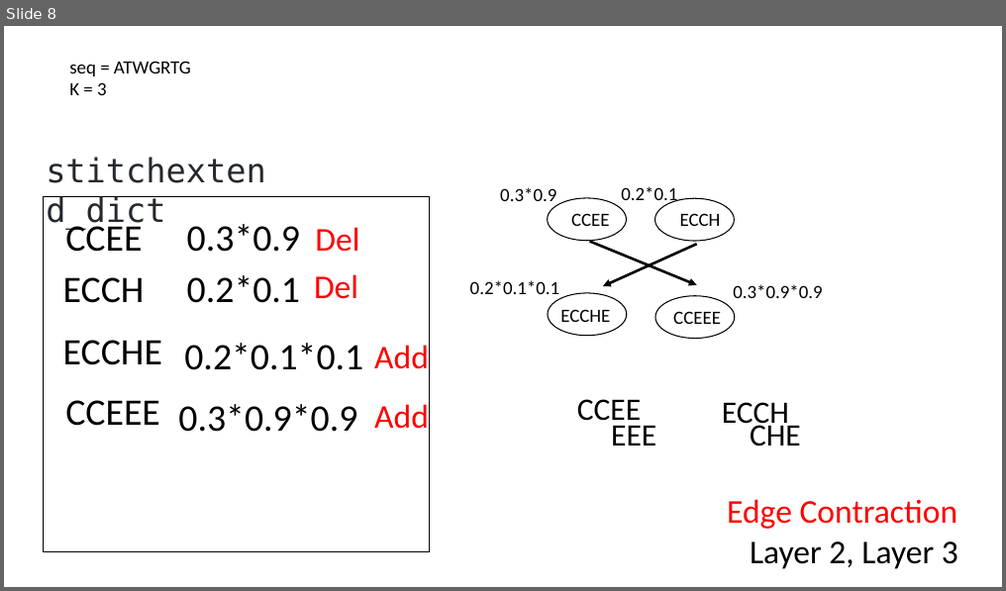
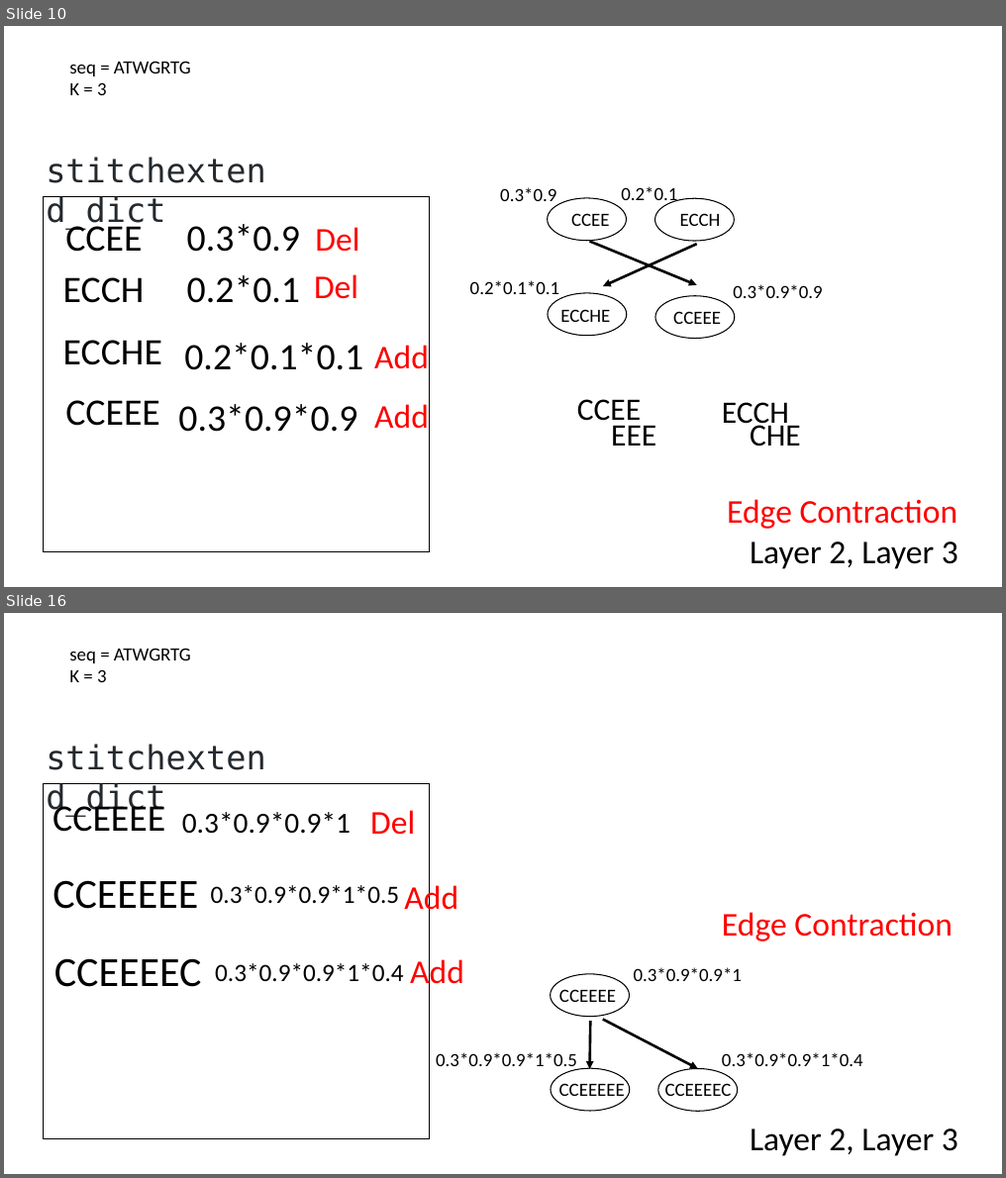
Before and after one commit to Dreycey/DebruijnExtend, a slide deck: figures/DebExtended.pptx. Shown one above the other, each under a label of ours: slide 8 before the commit, slides 10 and 16 after it; the slides between them are not shown. The pictures are 1006x591 and 1006x1178 pixels, drawn with LibreOffice and Linux fonts; fonts in the diff are those of the drawing. Boxes give left, top, right and bottom in pixels: in the first picture for what was removed or moved away, otherwise in the second. Text is boxed around its words. In the diff, an @@ line names an element or a change of style, - is before the commit and + after.

```diff
--- a/figures/DebExtended.pptx
+++ b/figures/DebExtended.pptx
@@ slide 16 added at [4,613,1002,1174], background #FFFFFF @@
@@ text added at [69,648,191,682], 18 pt, text #000000 @@
+seq = ATWGRTG
+K = 3
@@ rectangle added at [43,783,430,1140], outline #000000 1 pt @@
@@ text added at [46,783,165,816], 32 pt, text #24292E @@
+stitchextend_dict
@@ text added at [53,799,165,832], 36 pt, text #000000 @@
+CCEEEE
@@ text added at [182,812,350,834], 28 pt, text #000000 @@
+0.3*0.9*0.9*1
@@ text added at [370,810,415,835], 32 pt, text #FF0000 @@
+Del
@@ text added at [53,880,198,909], 40 pt, text #000000 @@
+CCEEEEE
@@ text added at [211,885,399,903], 24 pt, text #000000 @@
+0.3*0.9*0.9*1*0.5
@@ text added at [404,882,458,918], 32 pt, text #FF0000 @@
+Add
@@ text added at [722,912,952,942], 32 pt, text #FF0000 @@
+Edge Contraction
@@ text added at [54,959,202,987], 40 pt, text #000000 @@
+CCEEEEC
@@ text added at [215,963,403,981], 24 pt, text #000000 @@
+0.3*0.9*0.9*1*0.4
@@ text added at [410,957,464,992], 32 pt, text #FF0000 @@
+Add
@@ text added at [634,967,742,981], 18 pt, text #000000 @@
+0.3*0.9*0.9*1
@@ ellipse added at [550,974,630,1017], outline #000000 1 pt @@
@@ text added at [559,989,616,1002], 18 pt, text #000000 @@
+CCEEEE
@@ arrow added from (590, 1021) to (590, 1069), #000000 2.5 pt @@
@@ arrow added from (603, 1020) to (698, 1069), #000000 2.5 pt @@
@@ text added at [436,1053,577,1071], 18 pt, text #000000 @@
+0.3*0.9*0.9*1*0.5
@@ text added at [722,1053,863,1066], 18 pt, text #000000 @@
+0.3*0.9*0.9*1*0.4
@@ ellipse added at [550,1069,630,1112], outline #000000 1 pt @@
@@ text added at [559,1083,625,1102], 18 pt, text #000000 @@
+CCEEEEE
@@ ellipse added at [658,1069,738,1112], outline #000000 1 pt @@
@@ text added at [665,1083,732,1102], 18 pt, text #000000 @@
+CCEEEEC
@@ text added at [749,1129,958,1157], 32 pt, text #000000 @@
+Layer 2, Layer 3
@@ what was slide 8 is now slide 10 @@
```
Also in this commit, not shown: 11 slides changed, 10 other slides added, 1 slide removed.
